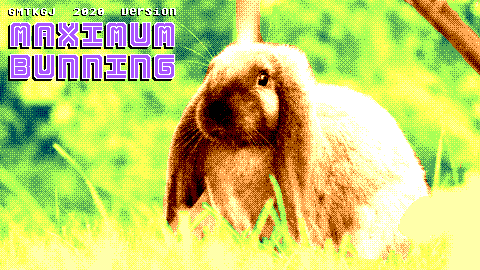
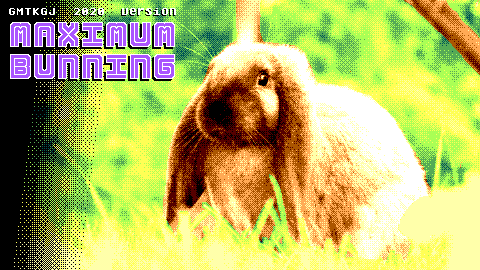
Layered file, before and after one edit (480×270). Changes by layer:
added layer "Layer #1" above "Layer #10" over 0, 0, 112, 270
hid "Layer copy #1" over 0, 0, 112, 270
